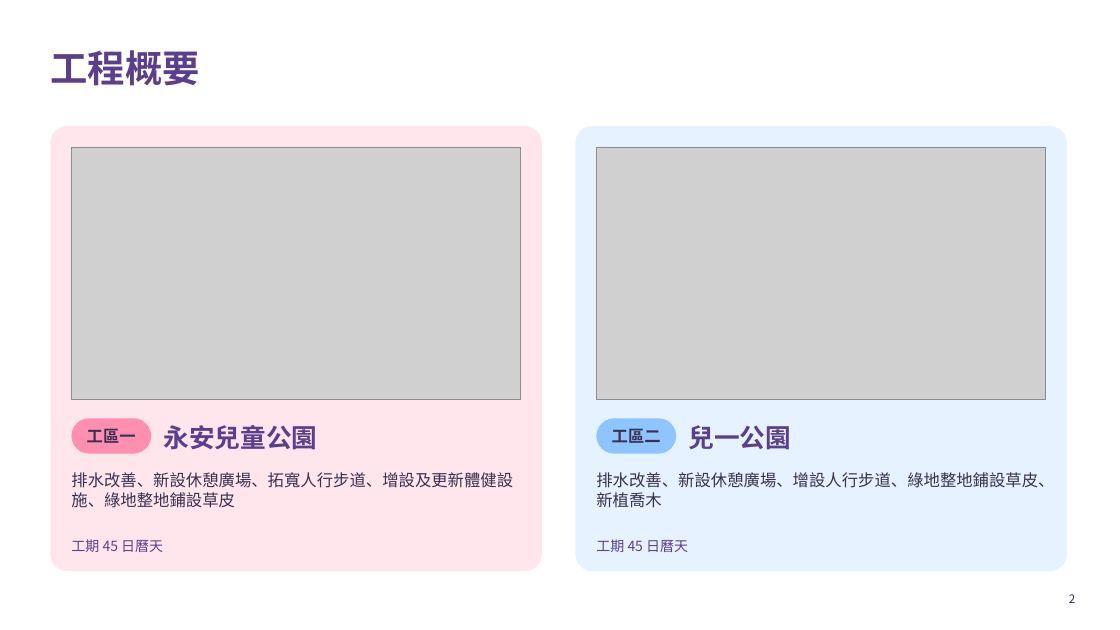
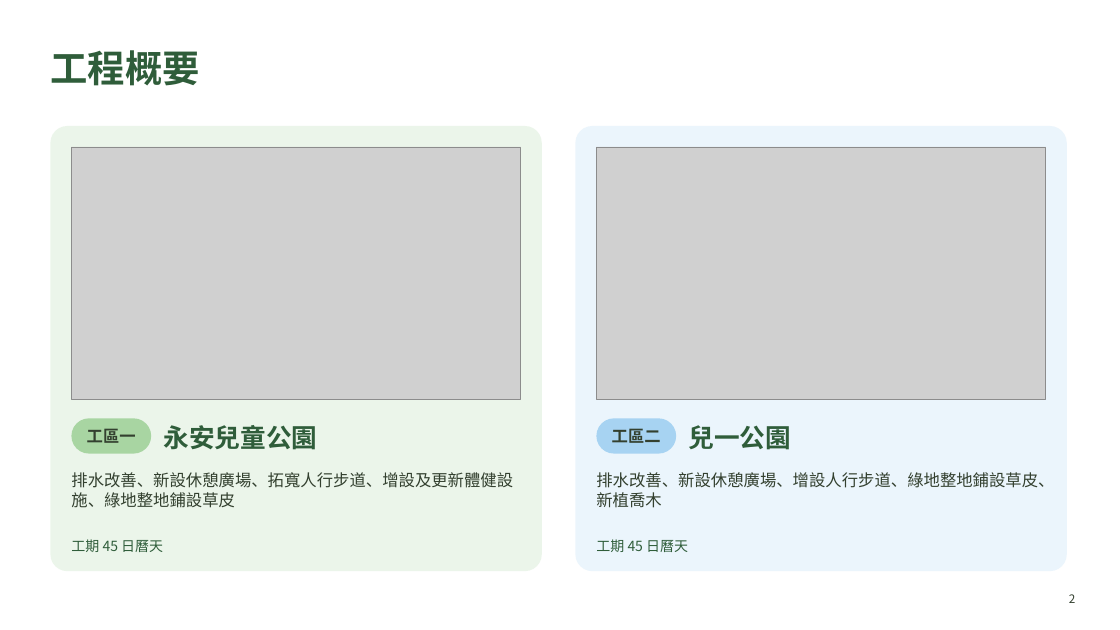
Before and after one commit to g6135e-prog/WORK, a slide deck: slide 2 of 115年度蘆洲區公園廣場基礎設施整建工程_完工成果說明.pptx. Drawn at 1120x630 pixels with LibreOffice and Linux fonts; fonts in the diff are those of the drawing; grey boxes stand for pictures. Boxes give left, top, right and bottom in pixels: in the first picture for what was removed or moved away, otherwise in the second. Text is boxed around its words. In the diff, an @@ line names an element or a change of style, - is before the commit and + after.

```diff
--- a/115年度蘆洲區公園廣場基礎設施整建工程_完工成果說明.pptx
+++ b/115年度蘆洲區公園廣場基礎設施整建工程_完工成果說明.pptx
@@ rounded rectangle at box(50, 126, 542, 571): fill #FF8FB1 at 22% opacity to #A8D5A2 at 22% opacity @@
@@ rounded rectangle at box(576, 126, 1067, 571): fill #8EC5FF at 22% opacity to #A7D3F2 at 22% opacity @@
@@ rounded rectangle at box(71, 418, 151, 454): fill #FF8FB1 to #A8D5A2 @@
@@ rounded rectangle at box(597, 418, 676, 454): fill #8EC5FF to #A7D3F2 @@
@@ text colour #5B3F8C to #2F5D3A in 5 elements at box(50, 50, 199, 86), box(164, 425, 318, 450), box(71, 539, 163, 552), box(689, 425, 792, 450), box(596, 539, 688, 552) @@
@@ text colour #3A3150 to #33402F in 5 elements at box(87, 428, 136, 443), box(71, 472, 513, 508), box(612, 428, 661, 443), box(596, 472, 1054, 508), box(1069, 594, 1075, 603) @@
```
Also in this commit, not shown: 6 other slides changed.
